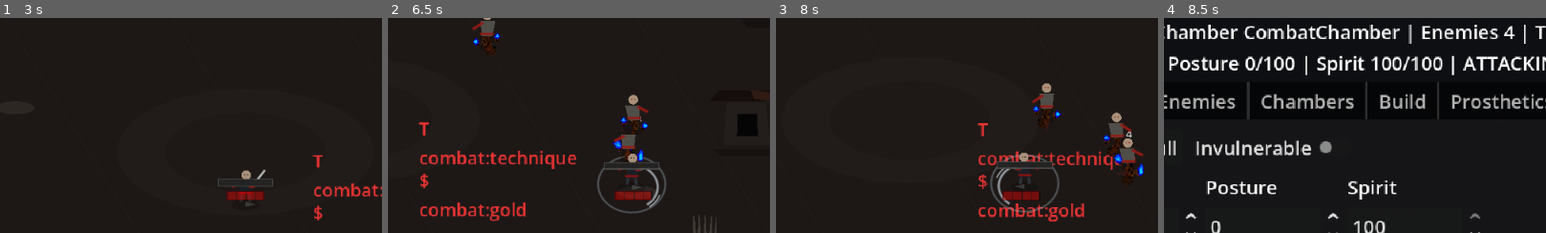
Above: before the commit, frames 1-4 (left to right).
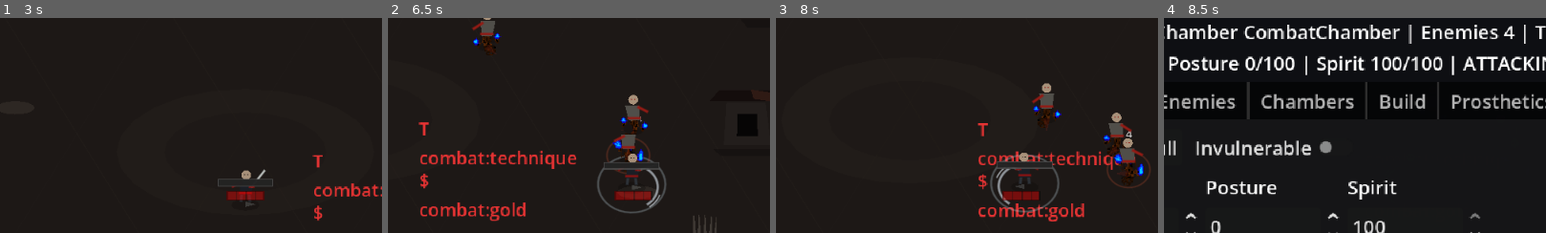
Above: after the commit, the same moments.

Repository: seancl8611/oathbound
Game: Godot game, scene res://TitleScreen/menu.tscn
Two runs of this game, one before a commit and one after it. Both use one fixed random seed, a clock stepped at 60 frames per second and the inputs below. Sound files missing from this copy of the repository are replaced by a short silence.
Inputs (mouse positions are % of the whole screen's width and height, from its top left):
- Up to frame 1 (3 s): click "New Game" at 0.5 s; click "Slot 1 • 0h 00m First Attempt…" at 1.25 s; click "Cancel" at 2 s; click "Slot 2 Empty" at 2.75 s
- Up to frame 2 (6.5 s): tap Enter (ui_accept) at 3.5, 3.77 s; move the mouse to (72, 45) at 3.52 s; press the mouse at (72, 45) at 3.53 s; hold D (right) 3.53-4.25 s; tap Space (dash) at 3.8, 5.3 s; release the mouse at (72, 45) at 4.25 s; drag from (30, 55) to (6, 57) at 4.27 s; move the mouse to (60, 28) at 5.02 s; press the mouse at (60, 28) at 5.03 s; hold D (right) 5.03-5.75 s; release the mouse at (60, 28) at 5.75 s; drag from (45, 70) to (30, 17) at 5.77 s
- Up to frame 3 (8 s): move the mouse to (80, 65) at 6.52 s; hold A (left) 6.53-7.25 s; tap E (execute_finisher) at 6.6 s; tap Enter (ui_accept) at 6.77 s; tap Space (dash) at 6.8 s; drag from (20, 35) to (66, 48) at 7.27 s
- Up to frame 4 (8.5 s): move the mouse to (55, 50) at 8.02 s; hold S (down) from 8.03 s (still down); hold ` (playtest_lab_toggle) from 8.03 s (still down); click (55, 50) at 8.17 s; tap Space (dash) at 8.3 s
The pictures show only the part of the screen within x 18-68%, y 15-65%; the shares and areas given below are measured in that part.

Frame 1 is identical in both runs. In frame 2, 0.1% of the frame differs, in the area x 57-69%, y 56-73%; in frame 3, 0.2%, in the area x 86-98%, y 62-80%; in frame 4, nothing differs.

Commit message:
Extend projected combat cues across all regions

Diff:
--- a/game/oathbound/Utility/ThreeQuarterCombatPresentation.gd
+++ b/game/oathbound/Utility/ThreeQuarterCombatPresentation.gd
@@ -1,10 +1,7 @@
 extends Node2D
 
 ## Ground-space readability layer for the adopted three-quarter presentation.
-##
-## This node never participates in damage, targeting, collision or AI. It observes the
-## existing combat actors and renders projected arrival/action cues underneath them so
-## the current combat remains legible while production VFX are rebuilt for the new POV.
+## Presentation only: damage, targeting, collision and AI remain owned by current combat.
 
 @export var enabled := true
 @export var show_spawn_ripples := true
@@ -17,6 +14,8 @@
 const PLAYER_CUE := Color(0.72, 0.80, 0.84, 0.32)
 const SPAWN_CUE := Color(0.63, 0.16, 0.105, 0.42)
 const RANGED_LINE := Color(0.82, 0.22, 0.14, 0.26)
+const YOMORI_CUE := Color(0.28, 0.68, 0.58, 0.30)
+const COURT_CUE := Color(0.70, 0.24, 0.12, 0.32)
 const BILE_CUE := Color(0.43, 0.58, 0.18, 0.28)
 
 var _spawn_ages: Dictionary = {}
@@ -38,10 +37,8 @@
 func _process(dt: float) -> void:
 	if not enabled or not _presentation_active:
 		return
-
 	for id_value: Variant in _spawn_ages.keys():
 		_spawn_ages[id_value] = float(_spawn_ages[id_value]) + dt
-
 	_scan_left -= dt
 	if _scan_left <= 0.0:
 		_scan_left = 0.08
@@ -56,7 +53,6 @@
 		current_ids[actor_id] = true
 		if not _spawn_ages.has(actor_id):
 			_spawn_ages[actor_id] = 0.0
-
 	for id_value: Variant in _spawn_ages.keys():
 		if not current_ids.has(id_value):
 			_spawn_ages.erase(id_value)
@@ -77,7 +73,6 @@
 func _draw() -> void:
 	if not enabled or not _presentation_active:
 		return
-
 	var player := _find_player()
 	for actor: Node2D in _actors():
 		var local_pos := to_local(actor.global_position)
@@ -86,30 +81,31 @@
 		var animation := _animation_name(actor)
 
 		if show_spawn_ripples and not is_player:
-			_draw_spawn_ripple(actor, local_pos)
-
+			_draw_spawn_ripple(actor, local_pos, role)
 		if not show_action_cues:
 			continue
 
 		var attacking := _is_attack_animation(animation)
-		var hurt := animation.contains("hurt") or animation.contains("stagger")
+		var hurt := animation.contains("hurt") or animation.contains("stagger") or animation.contains("parried")
 		if attacking:
 			if is_player:
 				_draw_ground_ring(local_pos, 30.0, PLAYER_CUE, 1.6)
-			elif role == "archer" and player != null:
-				_draw_archer_cue(local_pos, to_local(player.global_position))
+			elif role in ["archer", "court_caster", "mist_shepherd", "lantern_wraith"] and player != null:
+				_draw_ranged_cue(local_pos, to_local(player.global_position), role)
 			elif role == "bilemass":
 				_draw_ground_ring(local_pos, 48.0, BILE_CUE, 2.0)
 				_draw_ground_fill(local_pos, 38.0, Color(BILE_CUE.r, BILE_CUE.g, BILE_CUE.b, 0.07))
-			elif role == "hound":
+			elif role in ["hound", "stalker_hound"]:
 				_draw_ground_ring(local_pos, 25.0, ENEMY_CUE, 2.0)
+			elif role in ["rootfang", "briarthorn", "eclipse_shogun"]:
+				_draw_ground_ring(local_pos, 44.0, _cue_for_role(role), 3.0)
 			else:
-				_draw_ground_ring(local_pos, 30.0, ENEMY_CUE, 2.0)
+				_draw_ground_ring(local_pos, 30.0, _cue_for_role(role), 2.0)
 		elif hurt and not is_player:
 			_draw_ground_ring(local_pos, 19.0, Color(0.78, 0.32, 0.20, 0.26), 1.4)
 
 
-func _draw_spawn_ripple(actor: Node2D, center: Vector2) -> void:
+func _draw_spawn_ripple(actor: Node2D, center: Vector2, role: String) -> void:
 	var actor_id := actor.get_instance_id()
 	if not _spawn_ages.has(actor_id):
 		return
@@ -118,25 +114,33 @@
 		return
 	var t := clampf(age / SPAWN_LIFETIME, 0.0, 1.0)
 	var radius := lerpf(9.0, 31.0, t)
-	var alpha := (1.0 - t) * SPAWN_CUE.a
-	_draw_ground_ring(center, radius, Color(SPAWN_CUE.r, SPAWN_CUE.g, SPAWN_CUE.b, alpha), lerpf(3.0, 1.0, t))
-
-
-func _draw_archer_cue(origin: Vector2, target: Vector2) -> void:
+	var base := _cue_for_role(role)
+	var alpha := (1.0 - t) * minf(0.42, base.a + 0.08)
+	_draw_ground_ring(center, radius, Color(base.r, base.g, base.b, alpha), lerpf(3.0, 1.0, t))
+
+
+func _draw_ranged_cue(origin: Vector2, target: Vector2, role: String) -> void:
+	var color := _cue_for_role(role)
 	if show_ranged_sightlines:
 		var delta := target - origin
 		var distance := delta.length()
 		if distance > 1.0:
 			var dir := delta / distance
-			var start := origin + dir * 16.0
-			var finish := target - dir * 10.0
-			draw_dashed_line(start, finish, RANGED_LINE, 1.2, 8.0, true)
-	_draw_ground_ring(target, 17.0, ENEMY_CUE_SOFT, 1.7)
+			draw_dashed_line(origin + dir * 16.0, target - dir * 10.0, Color(color.r, color.g, color.b, 0.28), 1.2, 8.0, true)
+	_draw_ground_ring(target, 17.0, Color(color.r, color.g, color.b, 0.20), 1.7)
+
+
+func _cue_for_role(role: String) -> Color:
+	if role in ["lingering_wraith", "lantern_wraith", "mist_shepherd", "stalker_hound", "rootfang", "briarthorn"]:
+		return YOMORI_CUE
+	if role in ["court_guard", "court_caster", "elite_defender", "hollow_vessel", "court_sentinel", "eclipse_shogun"]:
+		return COURT_CUE
+	return ENEMY_CUE
 
 
 func _draw_ground_ring(center: Vector2, radius: float, color: Color, width: float) -> void:
-	# This node lives in world space. CameraFollow's non-uniform zoom naturally projects
-	# these true combat-space circles into the correct on-screen ellipses.
+	# True world-space circles are intentionally projected by Camera2D into screen-space
+	# ellipses, preserving gameplay distance while matching the three-quarter plane.
 	draw_arc(center, radius, 0.0, TAU, 40, color, width, true)
 
 
@@ -159,19 +163,30 @@
 func _role_for(actor: Node2D) -> String:
 	if actor.is_in_group("player"):
 		return "player"
-	var metadata_role := str(actor.get_meta("hushiro_enemy_type", "")).to_lower()
-	if not metadata_role.is_empty():
-		return metadata_role
-	var lowered := str(actor.name).to_lower()
-	for candidate: String in ["swordsman", "archer", "hound", "hollow", "bilemass", "warden"]:
-		if lowered.contains(candidate):
+	for metadata_key: StringName in [&"hushiro_enemy_type", &"yomori_enemy_type", &"kagutsuchi_enemy_type", &"enemy_type"]:
+		var role := str(actor.get_meta(metadata_key, "")).to_lower()
+		if not role.is_empty():
+			return role
+	var identity := str(actor.name).to_lower()
+	var script_value: Variant = actor.get_script()
+	if script_value is Script:
+		identity += " " + (script_value as Script).resource_path.to_lower()
+	for candidate: String in [
+		"lingering_wraith", "lantern_wraith", "mist_shepherd", "stalker_hound",
+		"court_guard", "court_caster", "elite_defender", "hollow_vessel", "court_sentinel",
+		"eclipse_shogun", "rootfang", "briarthorn",
+		"swordsman", "archer", "bilemass", "warden", "hound", "hollow",
+	]:
+		if identity.contains(candidate):
 			return candidate
 	return "enemy"
 
 
 func _animation_name(actor: Node) -> String:
 	var animation_player := _find_animation_player(actor)
-	return str(animation_player.current_animation).to_lower() if animation_player != null else ""
+	if animation_player == null or not animation_player.is_playing():
+		return ""
+	return str(animation_player.current_animation).to_lower()
 
 
 func _find_animation_player(node: Node) -> AnimationPlayer:
@@ -185,7 +200,7 @@
 
 
 func _is_attack_animation(animation: String) -> bool:
-	for keyword: String in ["attack", "slash", "cleave", "lunge", "shoot", "fire", "cast", "bite"]:
+	for keyword: String in ["attack", "slash", "cleave", "lunge", "shoot", "fire", "cast", "bite", "charge"]:
 		if animation.contains(keyword):
 			return true
 	return false
